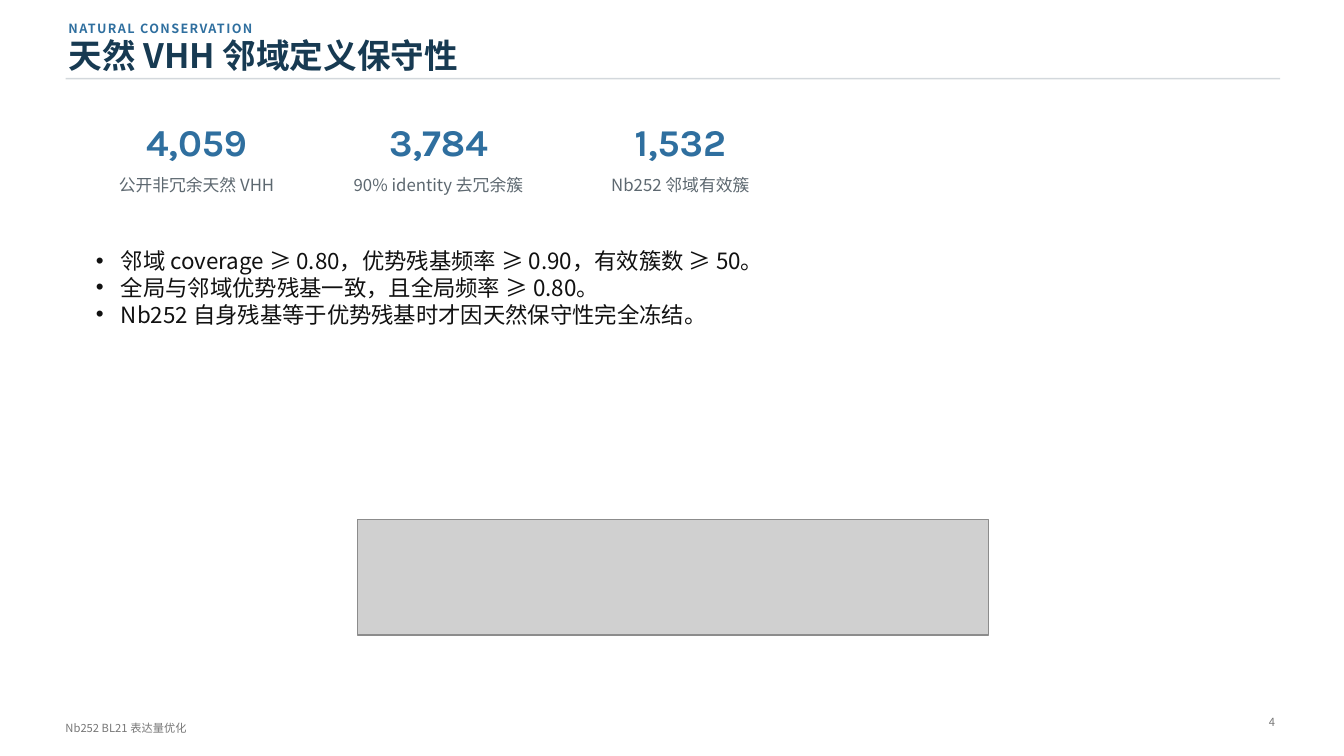
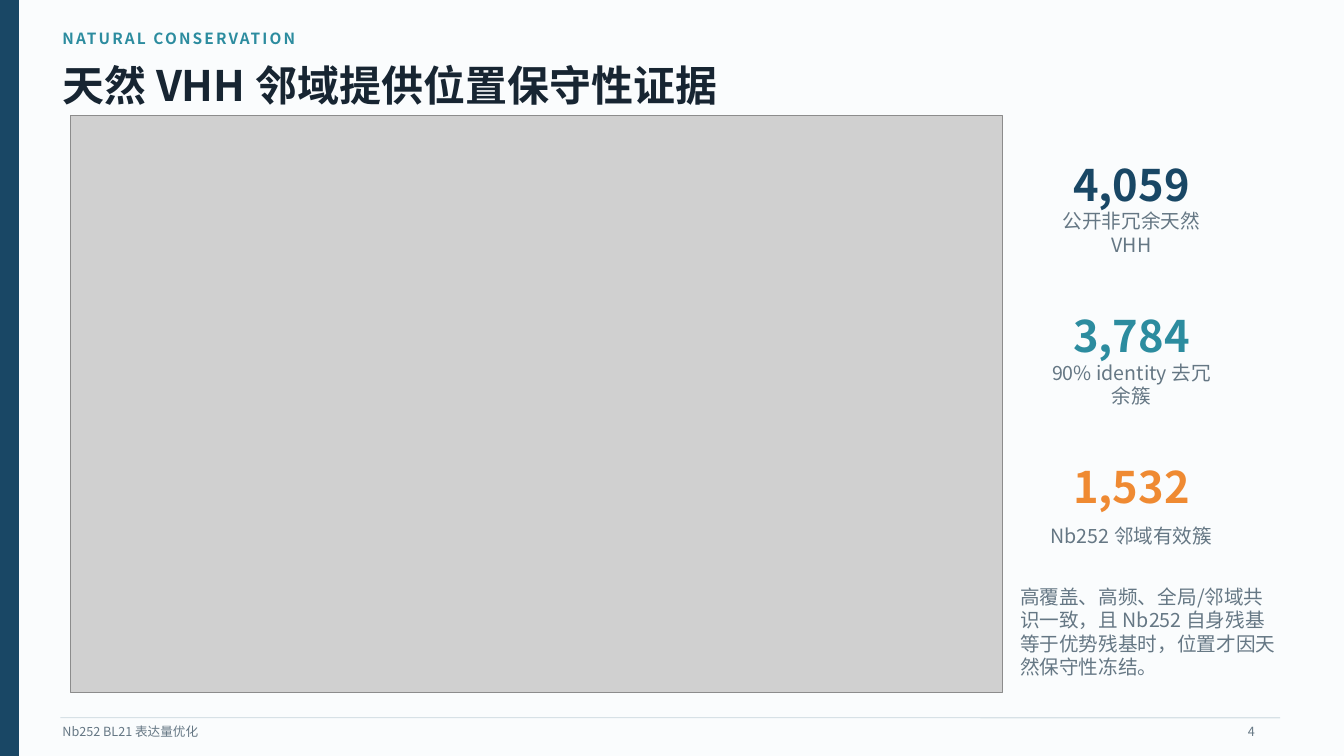
Before and after one commit to name-lulangya/Antibody_optimization, a slide deck: slide 4 of docs/result_artifacts/weekly_report_result/report_2026_W34_nb252_expression_route/Nb252_BL21_expression_optimization_presentation.pptx. Drawn at 1344x756 pixels with LibreOffice and Linux fonts; fonts in the diff are those of the drawing; grey boxes stand for pictures. Boxes give left, top, right and bottom in pixels: in the first picture for what was removed or moved away, otherwise in the second. Text is boxed around its words. In the diff, an @@ line names an element or a change of style, - is before the commit and + after.

```diff
--- a/docs/result_artifacts/weekly_report_result/report_2026_W34_nb252_expression_route/Nb252_BL21_expression_optimization_presentation.pptx
+++ b/docs/result_artifacts/weekly_report_result/report_2026_W34_nb252_expression_route/Nb252_BL21_expression_optimization_presentation.pptx
@@ background #FFFFFF to #FAFCFD @@
@@ rectangle added at (0, 0, 18, 756), fill #194765, outline #194765 1 pt @@
@@ text "NATURAL CONSERVATION": place and size @@
-text "NATURAL CONSERVATION" at (69, 18, 371, 38)
+text "NATURAL CONSERVATION" at (63, 27, 516, 49)
@@ text "NATURAL CONSERVATION" at (63, 27, 516, 49): size 9 to 11 pt, text colour #2F6F9F to #2C8C9F, letter spacing 1 to 1.5 pt @@
@@ text at (62, 65, 717, 105): text changed; size 24 to 30 pt; text colour #173A52 to #172532 @@
-天然 VHH 邻域定义保守性
+天然 VHH 邻域提供位置保守性证据
@@ line removed from (66, 79) to (1280, 79) @@
@@ picture added at (71, 116, 1003, 693) @@
@@ text "4,059": place and size @@
-text "4,059" at (146, 131, 247, 161)
+text "4,059" at (1073, 168, 1189, 212)
@@ text "4,059" at (1073, 168, 1189, 212): size 27 to 31 pt, font Karla to Noto Sans CJK SC, text colour #2F6F9F to #194765 @@
@@ text "公开非冗余天然 VHH": place and size @@
-text "公开非冗余天然 VHH" at (119, 177, 274, 193)
+text "公开非冗余天然 VHH" at (1063, 208, 1200, 252)
@@ text removed at (121, 250, 763, 325) @@
-• 邻域 coverage ≥ 0.80，优势残基频率 ≥ 0.90，有效簇数 ≥ 50。
-• 全局与邻域优势残基一致，且全局频率 ≥ 0.80。
-• Nb252 自身残基等于优势残基时才因天然保守性完全冻结。
@@ text "3,784": place and size @@
-text "3,784" at (389, 131, 488, 161)
+text "3,784" at (1073, 319, 1189, 361)
@@ text "3,784" at (1073, 319, 1189, 361): size 27 to 31 pt, font Karla to Noto Sans CJK SC, text colour #2F6F9F to #2C8C9F @@
@@ text "90% identity 去冗余簇": place and size @@
-text "90% identity 去冗余簇" at (354, 177, 523, 195)
+text "90% identity 去冗余簇" at (1052, 359, 1211, 405)
@@ text "1,532": place and size @@
-text "1,532" at (635, 131, 726, 161)
+text "1,532" at (1073, 470, 1189, 512)
@@ text "1,532" at (1073, 470, 1189, 512): size 27 to 31 pt, font Karla to Noto Sans CJK SC, text colour #2F6F9F to #EF8A32 @@
@@ picture removed at (357, 519, 988, 635) @@
@@ size 12 to 14 pt, text colour #5D6870 to #657784 in 3 elements at (1063, 208, 1200, 252), (1052, 359, 1211, 405), (1051, 526, 1212, 545) @@
@@ text "Nb252 邻域有效簇": place and size @@
-text "Nb252 邻域有效簇" at (611, 177, 749, 193)
+text "Nb252 邻域有效簇" at (1051, 526, 1212, 545)
@@ text added at (1020, 587, 1275, 676), 14 pt, text #657784 @@
+高覆盖、高频、全局/邻域共识一致，且 Nb252 自身残基等于优势残基时，位置才因天然保守性冻结。
@@ line added from (60, 718) to (1280, 718), #D7E1E6 0.8 pt @@
@@ text added at (62, 725, 198, 737), 9 pt, text #657784 @@
+Nb252 BL21 表达量优化
@@ text removed at (65, 722, 186, 733) @@
-Nb252 BL21 表达量优化
@@ text "4": place and size @@
-text "4" at (1269, 718, 1275, 726)
+text "4" at (1248, 727, 1255, 736)
@@ text "4" at (1248, 727, 1255, 736): size 8 to 9 pt, text colour #777777 to #657784; vertical alignment top to middle @@
```
Also in this commit, not shown: 7 other slides changed, 6 slides added, 4 slides removed, 15 other files.
